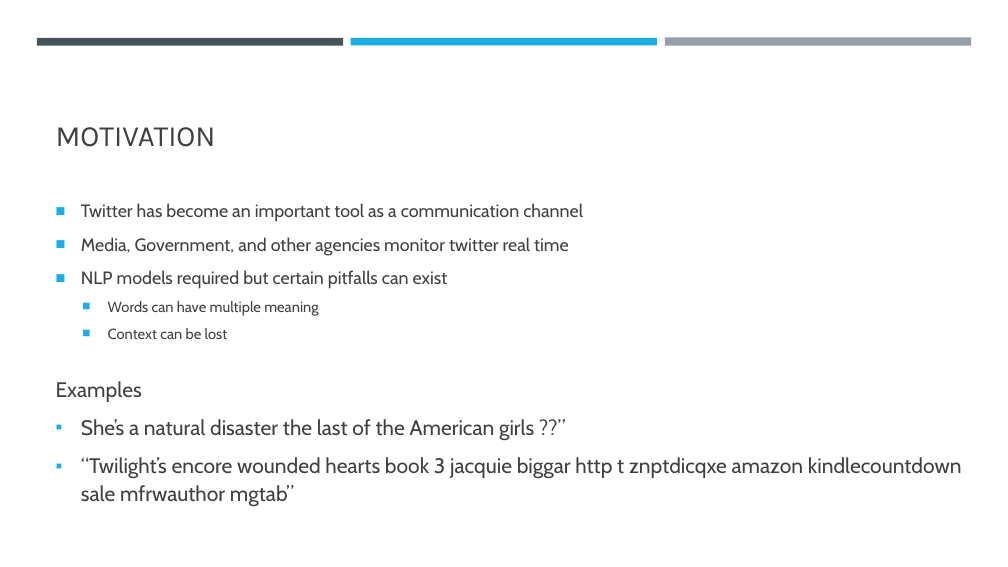
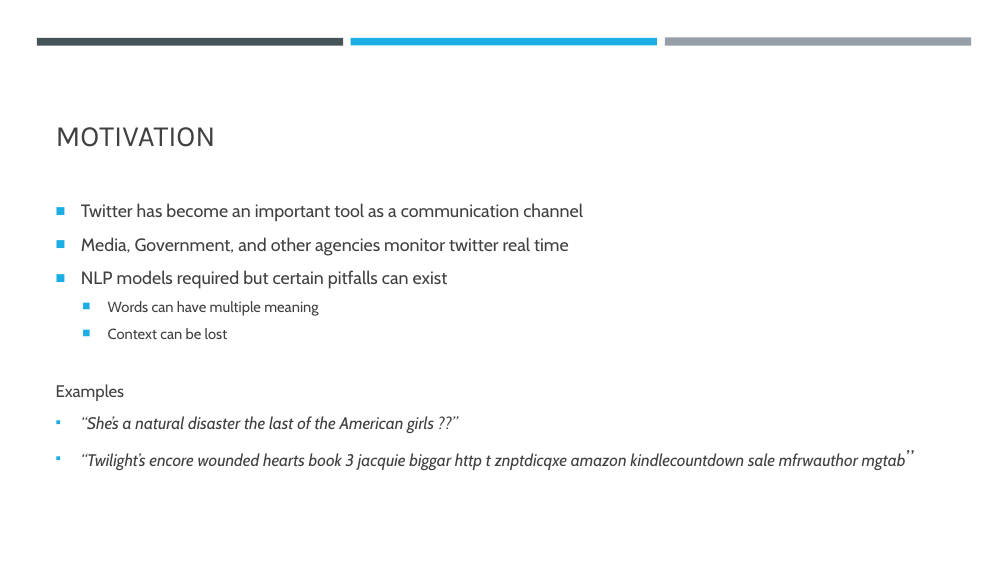
Before and after one commit to philipayazi/Disaster_Tweets, a slide deck: slide 2 of FinalProject_presentation.pptx. Drawn at 1008x567 pixels with LibreOffice and Linux fonts; fonts in the diff are those of the drawing. Boxes give left, top, right and bottom in pixels: in the first picture for what was removed or moved away, otherwise in the second. Text is boxed around its words. In the diff, an @@ line names an element or a change of style, - is before the commit and + after.

```diff
--- a/FinalProject_presentation.pptx
+++ b/FinalProject_presentation.pptx
@@ text at <box>56,384,906,470</box>: size 20 to 16 pt in "Examples", "“Twilight’s encore wounded hearts book 3 jacquie ..."; italic on in "“Twilight’s encore wounded hearts book 3 jacquie ..." @@
@@ text at <box>81,416,434,433</box>: text changed; size 20 to 16 pt; italic on @@
-▪ She’s a natural disaster the last of the American girls ??”
+▪ “She’s a natural disaster the last of the American girls ??”
```
Also in this commit, not shown: 4 other slides changed, 1 slide added.
